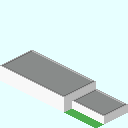
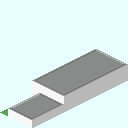
Comparing the layer stacks of the two 128x128 images. Changes:
showed group "West" (3 layers) over [0, 49, 128, 128]
hid group "South" (3 layers), blend normal → screen over [0, 49, 128, 128]
